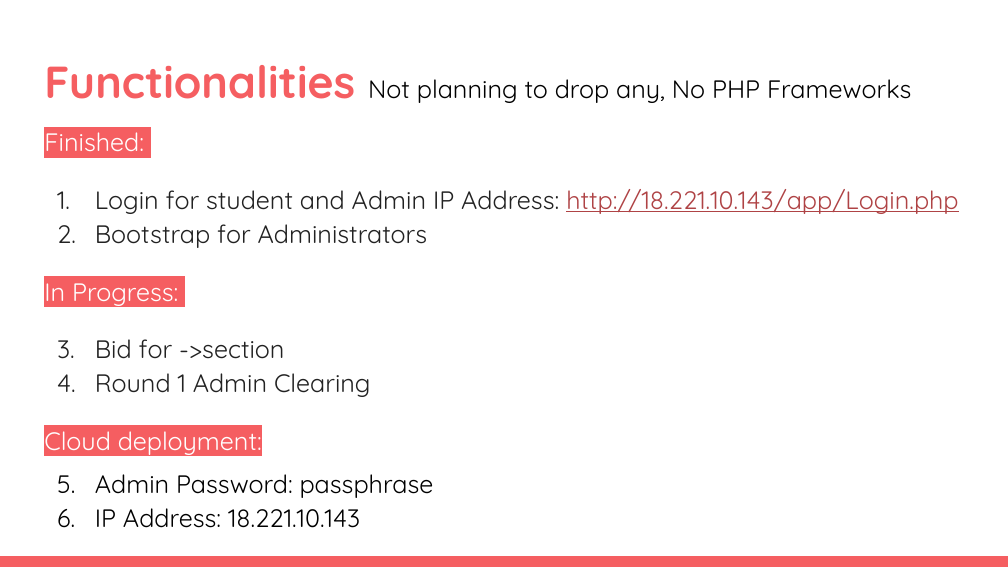
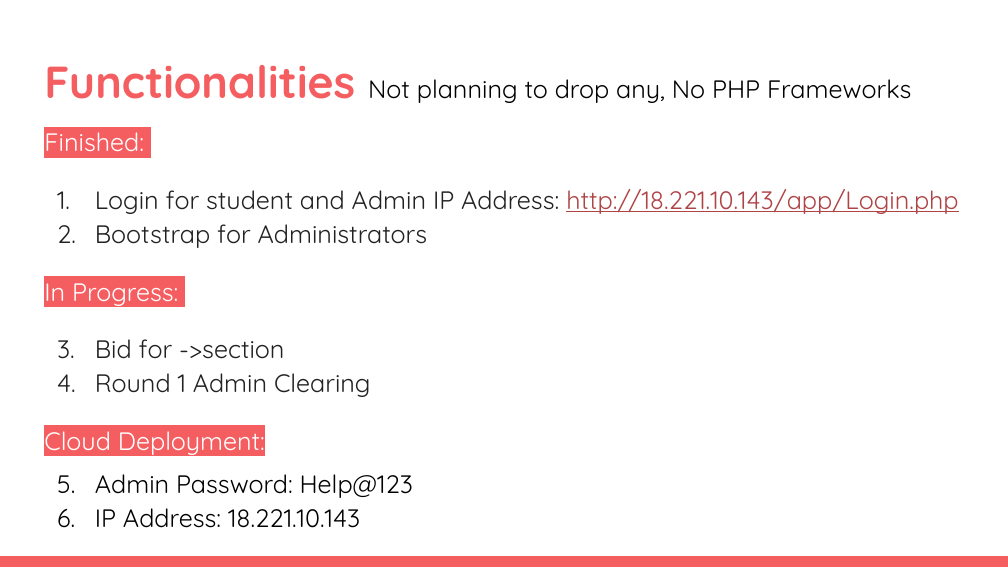
Before and after one commit to one-ice/IS212-Software-Project-Management, a slide deck: slide 2 of presentations/PM Review.pptx. Drawn at 1008x567 pixels with LibreOffice and Linux fonts; fonts in the diff are those of the drawing. Boxes give left, top, right and bottom in pixels: in the first picture for what was removed or moved away, otherwise in the second. Text is boxed around its words. In the diff, an @@ line names an element or a change of style, - is before the commit and + after.

```diff
--- a/presentations/PM Review.pptx
+++ b/presentations/PM Review.pptx
@@ text at [44,423,413,498]: text changed @@
-Cloud deployment:
-1. Admin Password: passphrase
+Cloud Deployment:
+1. Admin Password: Help@123
```
Also in this commit, not shown: 2 other slides changed.
